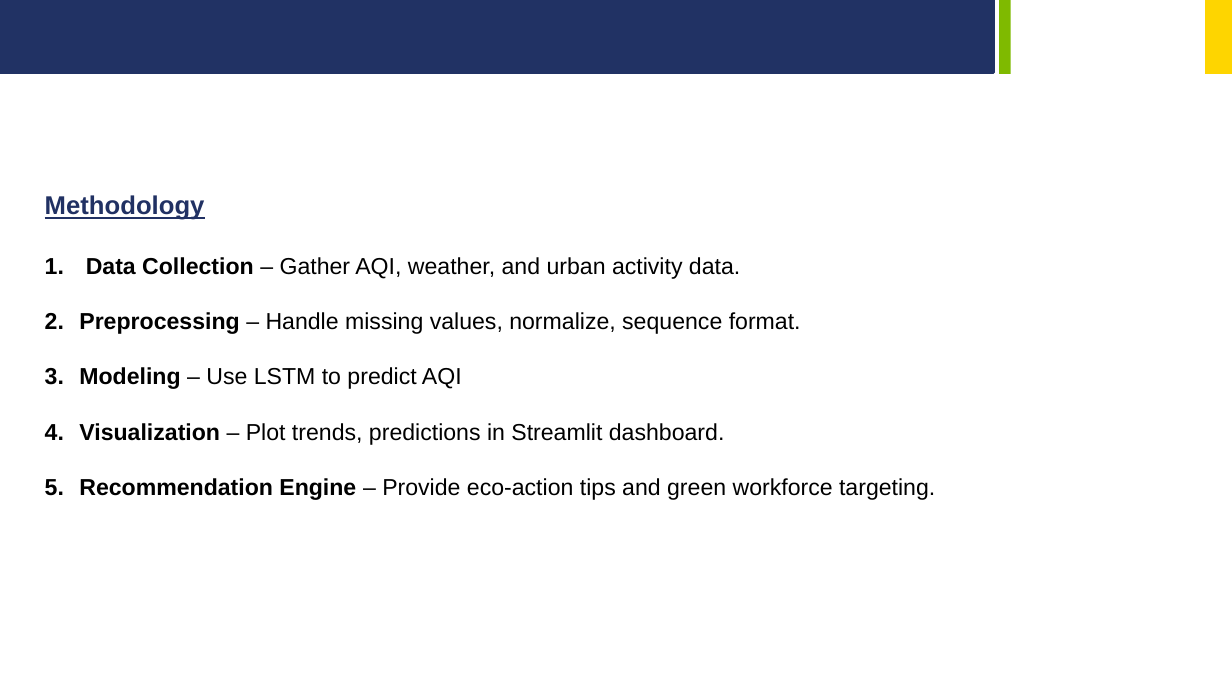
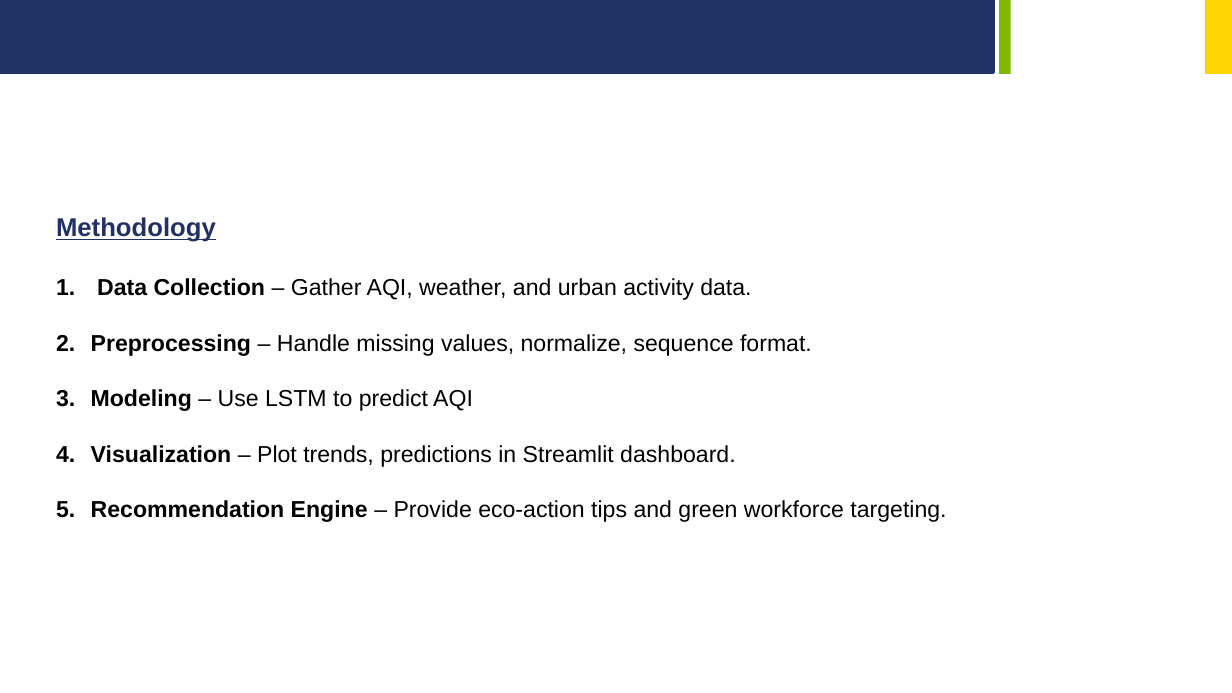
Before and after one commit to hubsukalp/CapstoneProject_GreenSkillsAI, a slide deck: slide 4 of PPT_Capstone_GreenSkills_GreenGurad.pptx. Drawn at 1232x693 pixels with LibreOffice and Linux fonts; fonts in the diff are those of the drawing; background and template pictures are left out. Boxes give left, top, right and bottom in pixels: in the first picture for what was removed or moved away, otherwise in the second. Text is boxed around its words. In the diff, an @@ line names an element or a change of style, - is before the commit and + after.

```diff
--- a/PPT_Capstone_GreenSkills_GreenGurad.pptx
+++ b/PPT_Capstone_GreenSkills_GreenGurad.pptx
@@ text "Methodology": place and size @@
-text "Methodology" at (45,195,935,500)
+text "Methodology" at (56,217,946,522)
```
Also in this commit, not shown: 5 other slides changed, 1 other file.
